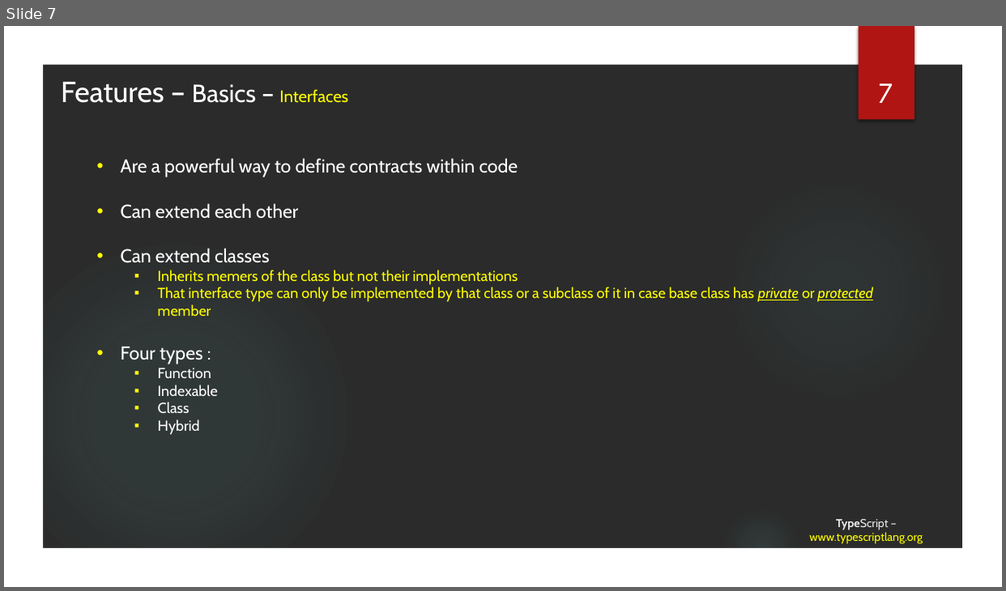
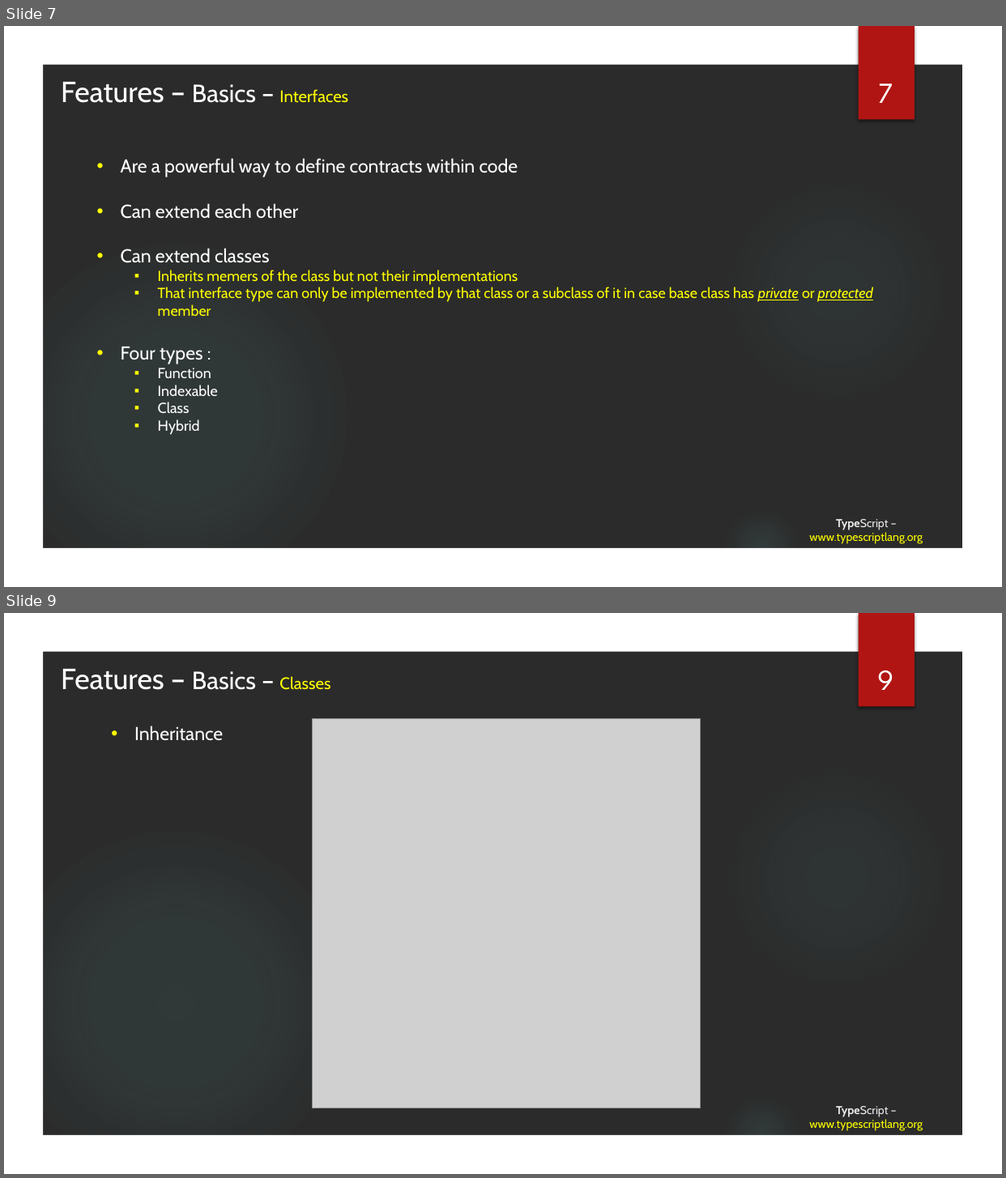
Before and after one commit to tainhx/SSFE, a slide deck: TypeScript.pptx. Shown one above the other, each under a label of ours: slide 7 before the commit, slides 7 and 9 after it; the slides between them are not shown. The pictures are 1006x591 and 1006x1178 pixels, drawn with LibreOffice and Linux fonts; fonts in the diff are those of the drawing; grey boxes stand for pictures; background and template pictures are left out; a plain dark background stands for a picture behind light text. Boxes give left, top, right and bottom in pixels: in the first picture for what was removed or moved away, otherwise in the second. Text is boxed around its words. In the diff, an @@ line names an element or a change of style, - is before the commit and + after.

```diff
--- a/TypeScript.pptx
+++ b/TypeScript.pptx
@@ slide 9 added at (4,613,1002,1174), background picture (left out); not listed: 5 template elements that a slide beside it also shows @@
@@ text added at (61,669,330,690), 28 pt, text #FFFFFF @@
+Features – Basics – Classes
@@ text added at (877,671,893,690), 28 pt, text #FFFFFF @@
+9
@@ text added at (134,726,223,741), 18 pt, text #FFFFFF @@
+• Inheritance
@@ picture added at (313,718,701,1109) @@
@@ title added at (809,1106,923,1131), 11 pt, text #FFFF00 @@
+TypeScript – www.typescriptlang.org
```
Also in this commit, not shown: 1 slide changed, 4 other slides added.
